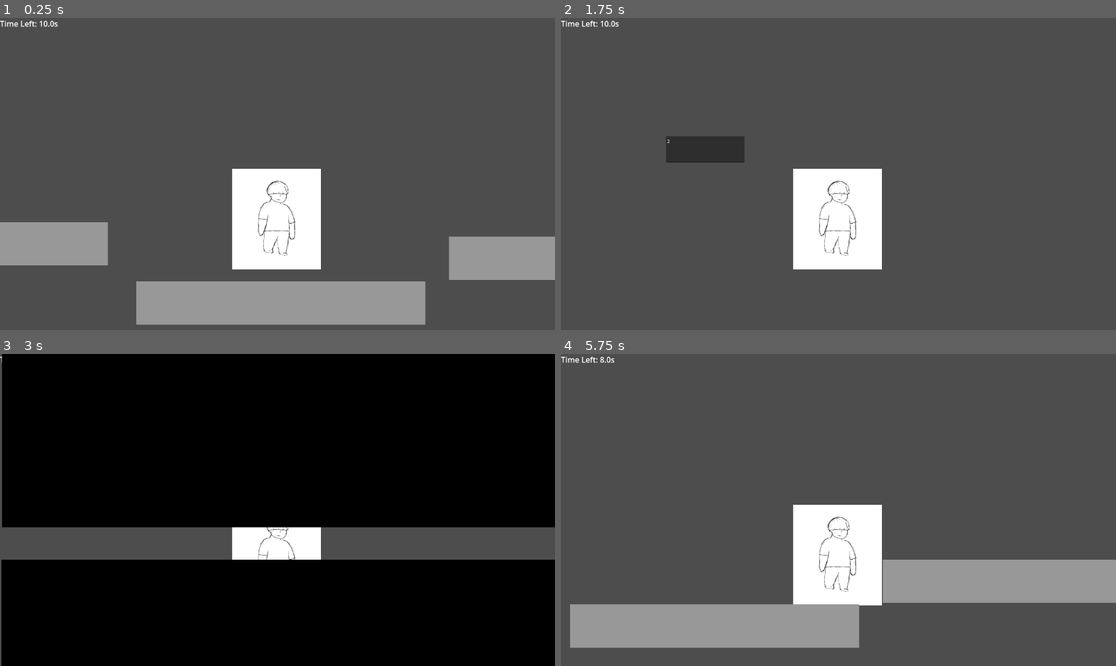
Above: before the commit, frames 1-4 (two rows, left to right).
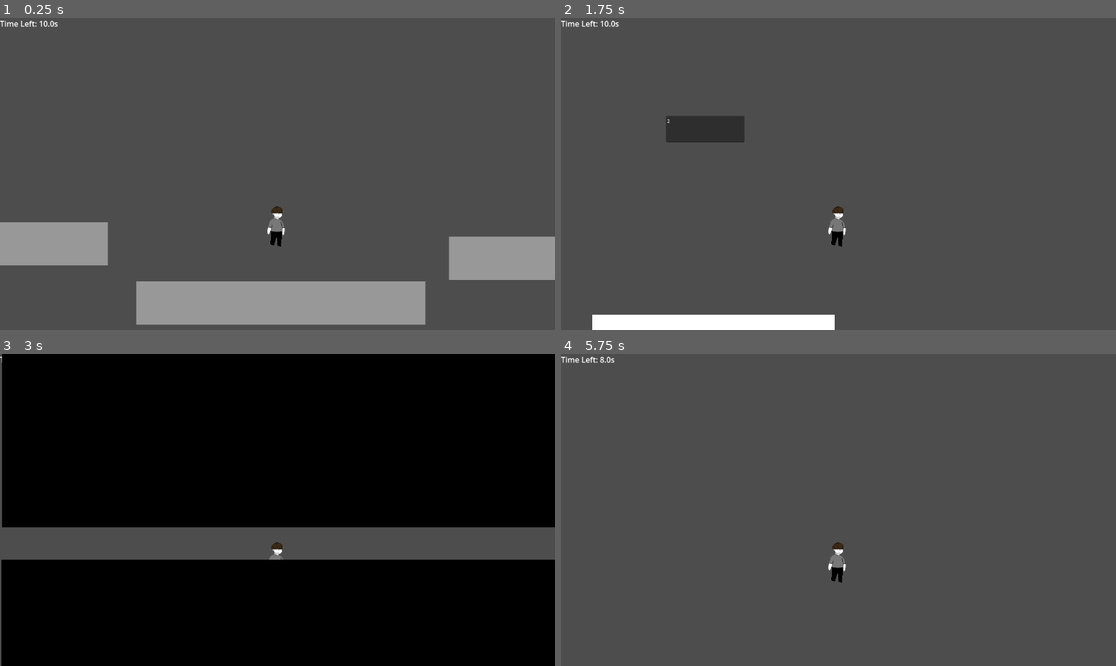
Above: after the commit, the same moments.

Repository: UmbraSky/Scopophobia-Game-Jam
Game: Godot game, scene res://scenes/main.tscn
Two runs of this game, one before a commit and one after it. Both use one fixed random seed, a clock stepped at 60 frames per second and the inputs below.
Inputs (mouse positions are in pixels of both pictures, inside the frame that each line leads up to):
- Up to frame 1 (0.25 s): no input
- Up to frame 2 (1.75 s): tap Enter (ui_accept) at 0.5, 0.77, 1.52 s; move the mouse to (960, 158) at 0.52 s; hold Right (ui_right) from 0.53 s (still down); click (960, 158) at 0.67 s; move the mouse to (727, 189) at 1.27 s
- Up to frame 3 (3 s): move the mouse to (333, 441) at 2.02 s; release Right (ui_right) at 2.03 s; hold Left (ui_left) 2.03-2.78 s; move the mouse to (249, 572) at 2.77 s; hold Right (ui_right) from 2.78 s (still down); click (249, 572) at 2.92 s
- Up to frame 4 (5.75 s): tap Enter (ui_accept) at 3.02, 3.77, 4.52 s; move the mouse to (1005, 556) at 3.52 s; move the mouse to (672, 463) at 4.27 s; release Right (ui_right) at 4.28 s; hold Left (ui_left) 4.28-5.03 s; move the mouse to (866, 510) at 5.02 s; hold Right (ui_right) from 5.03 s (still down); click (866, 510) at 5.17 s

The runs differ from the first frame. In frame 1, 5.1% of the frame differs, in the area x 41-58%, y 48-81%; in frame 2, 9.1%; in frame 3, 1.7%; in frame 4, 18%, in the area x 1-100%, y 48-95%.

Commit message:
The [Child-of-Indeterminate-Gender]

Diff:
--- a/scopophobia/scenes/HUD.tscn
+++ b/scopophobia/scenes/HUD.tscn
@@ -174,10 +174,8 @@
 anchors_preset = 15
 anchor_right = 1.0
 anchor_bottom = 1.0
-offset_left = 9.0
-offset_top = -249.0
-offset_right = 9.0
-offset_bottom = -249.0
+offset_top = -655.0
+offset_bottom = -655.0
 grow_horizontal = 2
 grow_vertical = 2
 color = Color(0, 0, 0, 0)
@@ -186,8 +184,10 @@
 anchors_preset = 15
 anchor_right = 1.0
 anchor_bottom = 1.0
-offset_top = 652.0
-offset_bottom = 652.0
+offset_left = 3.0
+offset_top = 649.0
+offset_right = 3.0
+offset_bottom = 649.0
 grow_horizontal = 2
 grow_vertical = 2
 color = Color(0, 0, 0, 0)
--- a/scopophobia/scenes/player.tscn
+++ b/scopophobia/scenes/player.tscn
@@ -4,10 +4,10 @@
 [ext_resource type="Texture2D" uid="uid://c8yw0mmcguces" path="res://images/player_scopophobia.png" id="2_g2els"]
 
 [sub_resource type="RectangleShape2D" id="RectangleShape2D_g2els"]
-size = Vector2(303, 345)
+size = Vector2(78, 150)
 
 [sub_resource type="RectangleShape2D" id="RectangleShape2D_qhqgy"]
-size = Vector2(311, 343)
+size = Vector2(81, 152)
 
 [node name="player" type="CharacterBody2D" groups=["player"]]
 position = Vector2(-151, 194)
@@ -20,7 +20,7 @@
 flip_h = true
 
 [node name="CollisionShape2D" type="CollisionShape2D" parent="."]
-position = Vector2(150.5, -197.5)
+position = Vector2(153, -170)
 shape = SubResource("RectangleShape2D_g2els")
 
 [node name="Camera2D" type="Camera2D" parent="."]
@@ -32,7 +32,7 @@
 [node name="Area2D" type="Area2D" parent="." groups=["player"]]
 
 [node name="CollisionShape2D" type="CollisionShape2D" parent="Area2D"]
-position = Vector2(151.5, -198.5)
+position = Vector2(151.5, -170)
 shape = SubResource("RectangleShape2D_qhqgy")
 
 [node name="Marker2D" type="Marker2D" parent="."]
--- a/scopophobia/scenes/test1.tscn
+++ b/scopophobia/scenes/test1.tscn
@@ -3,6 +3,7 @@
 [ext_resource type="PackedScene" uid="uid://foetv4uekqc" path="res://scenes/player.tscn" id="2_h46hq"]
 
 [sub_resource type="RectangleShape2D" id="RectangleShape2D_oydga"]
+size = Vector2(20, 17.0417)
 
 [sub_resource type="QuadMesh" id="QuadMesh_oydga"]
 
@@ -19,9 +20,10 @@
 metadata/_edit_use_anchors_ = true
 
 [node name="Player" parent="." instance=ExtResource("2_h46hq")]
-position = Vector2(-564, 73)
+position = Vector2(-796, 74)
 SPEED = 500.0
 JUMP_VELOCITY = -1000.0
+countdown_duration = 30.0
 
 [node name="Start Platform" type="StaticBody2D" parent="."]
 modulate = Color(0.737618, 0.171908, 0, 1)
@@ -29,7 +31,7 @@
 scale = Vector2(42.408, 5.53845)
 
 [node name="CollisionShape2D" type="CollisionShape2D" parent="Start Platform"]
-position = Vector2(-22.873, 34.3056)
+position = Vector2(-22.873, 35.7848)
 shape = SubResource("RectangleShape2D_oydga")
 
 [node name="MeshInstance2D" type="MeshInstance2D" parent="Start Platform"]
@@ -44,6 +46,7 @@
 
 [node name="CollisionShape2D" type="CollisionShape2D" parent="StaticBody2D2"]
 position = Vector2(-22.873, 34.3056)
+scale = Vector2(0.985379, 1.0411)
 shape = SubResource("RectangleShape2D_oydga")
 one_way_collision = true
 
@@ -59,6 +62,7 @@
 
 [node name="CollisionShape2D" type="CollisionShape2D" parent="StaticBody2D3"]
 position = Vector2(-22.873, 34.3056)
+scale = Vector2(0.987938, 1.01675)
 shape = SubResource("RectangleShape2D_oydga")
 one_way_collision = true
 
@@ -74,6 +78,7 @@
 
 [node name="CollisionShape2D" type="CollisionShape2D" parent="StaticBody2D4"]
 position = Vector2(-22.873, 34.3056)
+scale = Vector2(0.981991, 1.01187)
 shape = SubResource("RectangleShape2D_oydga")
 one_way_collision = true
 
@@ -89,6 +94,7 @@
 
 [node name="CollisionShape2D" type="CollisionShape2D" parent="StaticBody2D5"]
 position = Vector2(-22.873, 34.3056)
+scale = Vector2(0.986167, 0.685181)
 shape = SubResource("RectangleShape2D_oydga")
 one_way_collision = true
 
@@ -104,6 +110,7 @@
 
 [node name="CollisionShape2D" type="CollisionShape2D" parent="StaticBody2D6"]
 position = Vector2(-22.873, 34.3056)
+scale = Vector2(1.07406, 1.05597)
 shape = SubResource("RectangleShape2D_oydga")
 one_way_collision = true
 
@@ -119,6 +126,7 @@
 
 [node name="CollisionShape2D" type="CollisionShape2D" parent="StaticBody2D7"]
 position = Vector2(-22.873, 34.3056)
+scale = Vector2(0.947816, 1.01195)
 shape = SubResource("RectangleShape2D_oydga")
 one_way_collision = true
 
@@ -134,6 +142,7 @@
 
 [node name="CollisionShape2D" type="CollisionShape2D" parent="StaticBody2D8"]
 position = Vector2(-22.873, 34.3056)
+scale = Vector2(1.13202, 1.01642)
 shape = SubResource("RectangleShape2D_oydga")
 one_way_collision = true
 
Binary file changed: scopophobia/images/player_scopophobia.png
